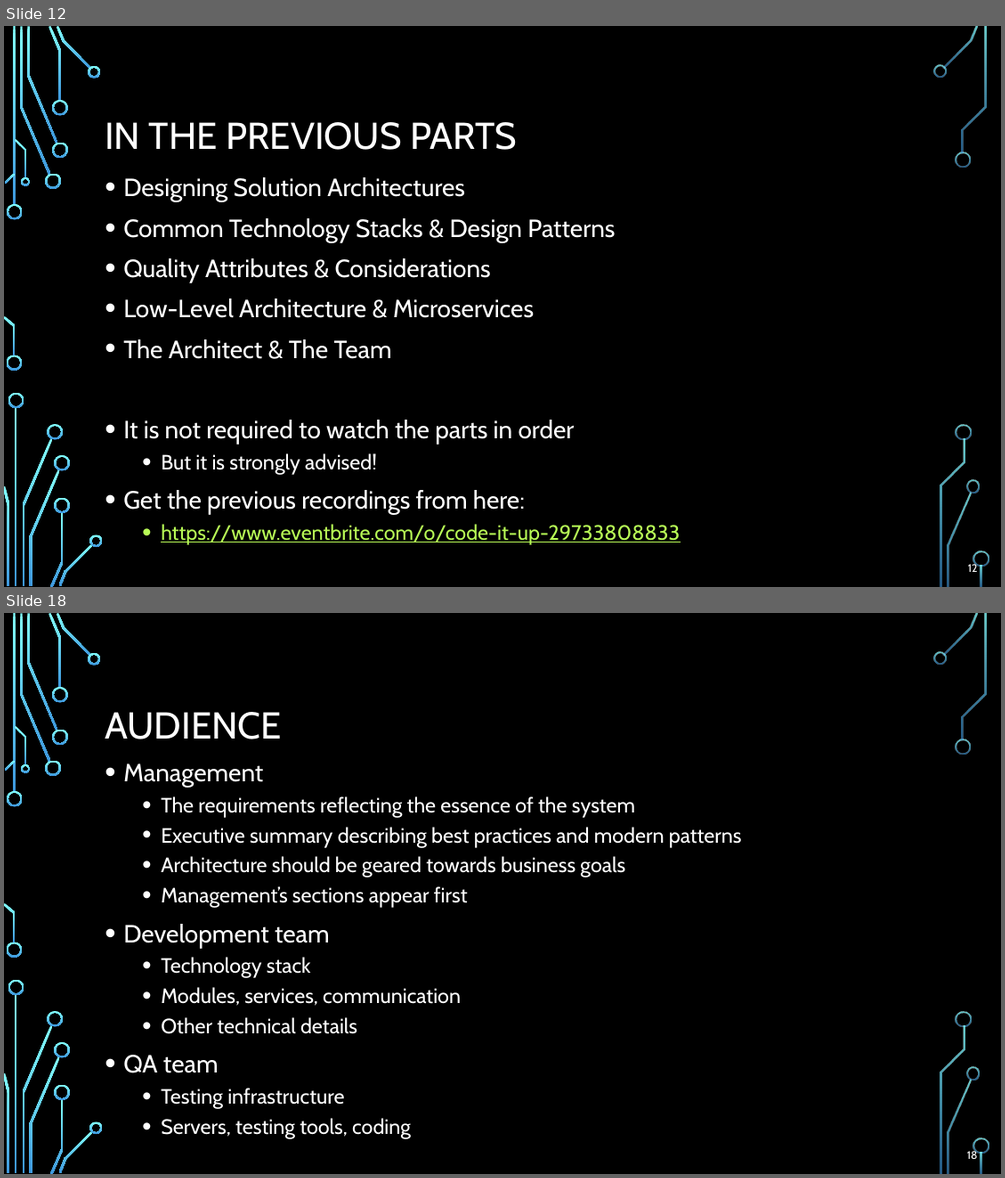
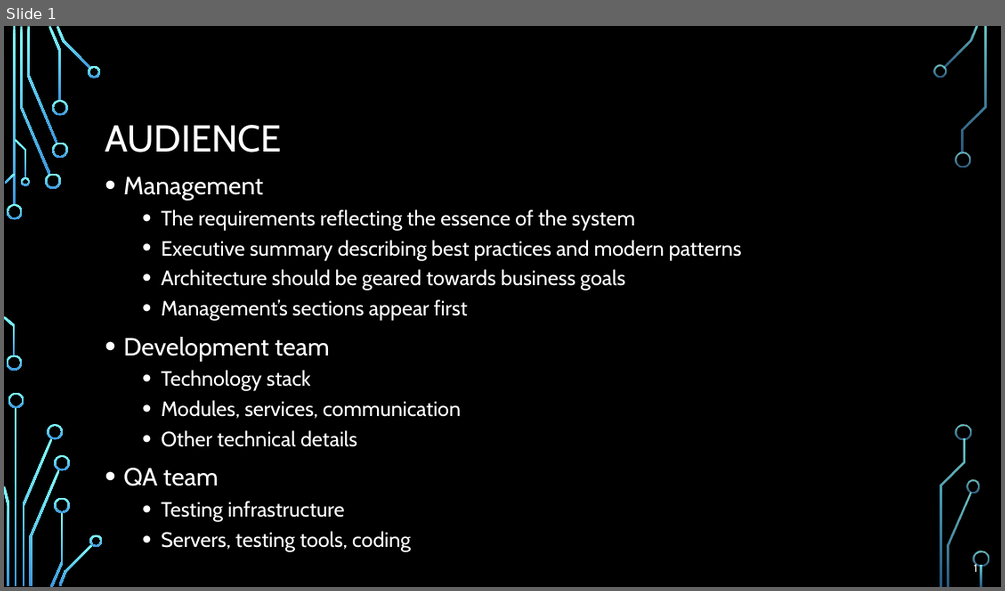
Before and after one commit to profjordanov/doctorate, a slide deck: resources/Software-Architecture-S/Presentation-Part8-Real-Life-Solutions.pptx. Shown one above the other, each under a label of ours: slides 12 and 18 before the commit, slide 1 after it; the slides between them are not shown. The pictures are 1005x1178 and 1005x591 pixels, drawn with LibreOffice and Linux fonts; fonts in the diff are those of the drawing; background and template pictures are left out. Boxes give left, top, right and bottom in pixels: in the first picture for what was removed or moved away, otherwise in the second. Text is boxed around its words. In the diff, an @@ line names an element or a change of style, - is before the commit and + after.

```diff
--- a/resources/Software-Architecture-S/Presentation-Part8-Real-Life-Solutions.pptx
+++ b/resources/Software-Architecture-S/Presentation-Part8-Real-Life-Solutions.pptx
@@ slide 12 removed at (x1=4, y1=26, x2=1001, y2=587), background picture (left out); not listed: 36 template elements that a slide beside it also shows @@
@@ title removed at (x1=105, y1=122, x2=517, y2=150) @@
-IN THE PREVIOUS PARTS
@@ text removed at (x1=123, y1=177, x2=680, y2=545) @@
-• Designing Solution Architectures
-• Common Technology Stacks & Design Patterns
-• Quality Attributes & Considerations
-• Low-Level Architecture & Microservices
-• The Architect & The Team
-• It is not required to watch the parts in order
-  • But it is strongly advised!
-• Get the previous recordings from here:
-  • https://www.eventbrite.com/o/code-it-up-29733808833
@@ page number removed at (x1=968, y1=562, x2=978, y2=572) @@
-12
@@ what was slide 18 is now slide 1 @@
@@ page number at (x1=973, y1=562, x2=977, y2=572): text changed @@
-18
+1
```
Also in this commit, not shown: 18 other slides removed.
